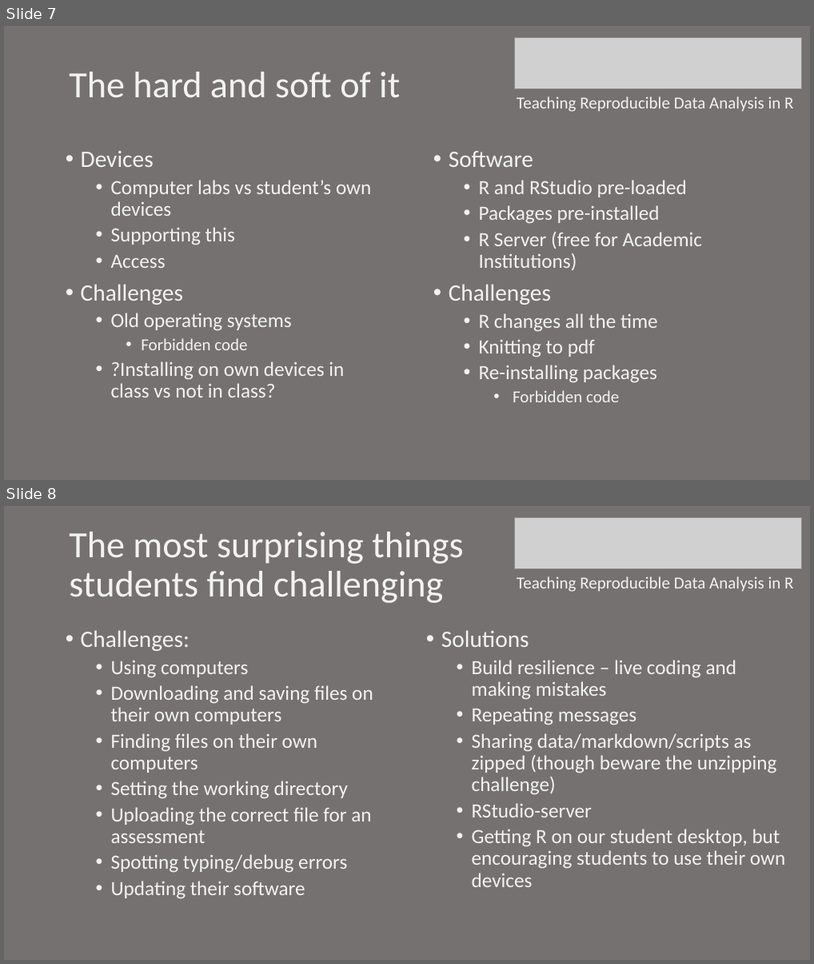
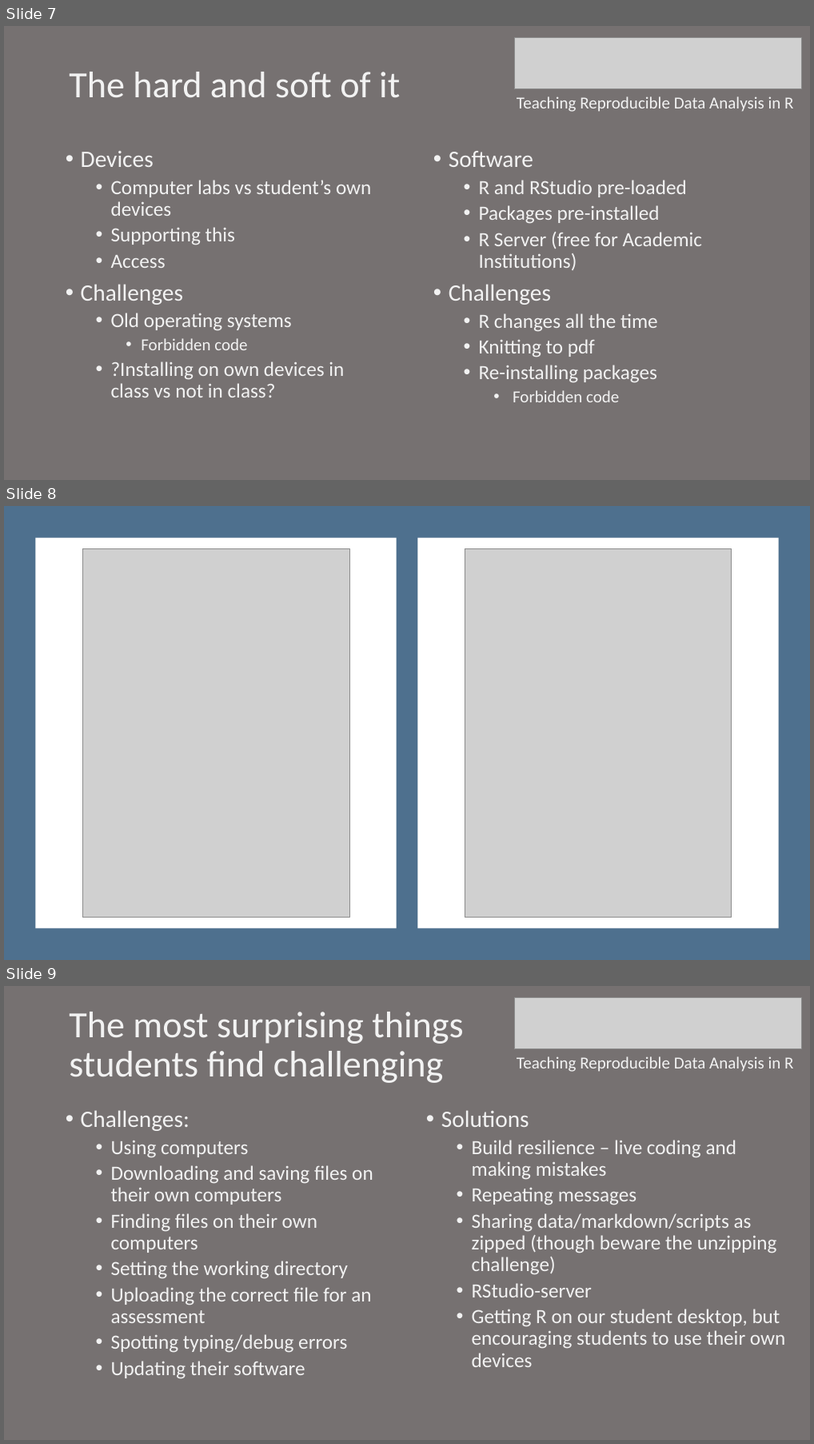
Before and after one commit to PsyTeachR/trdair_workshop, a slide deck: files/TRDAiR_practicalities.pptx. Shown one above the other, each under a label of ours: slides 7 and 8 before the commit, slides 7, 8 and 9 after it. The pictures are 814x964 and 814x1444 pixels, drawn with LibreOffice and Linux fonts; fonts in the diff are those of the drawing; grey boxes stand for pictures. Boxes give left, top, right and bottom in pixels: in the first picture for what was removed or moved away, otherwise in the second. Text is boxed around its words. In the diff, an @@ line names an element or a change of style, - is before the commit and + after.

```diff
--- a/files/TRDAiR_practicalities.pptx
+++ b/files/TRDAiR_practicalities.pptx
@@ slide 8 added at bbox=[4, 506, 810, 960], background #FFFFFF @@
@@ rectangle added at bbox=[4, 506, 810, 960], fill #4E708E @@
@@ rectangle added at bbox=[35, 538, 397, 928], fill #FFFFFF @@
@@ picture added at bbox=[82, 548, 350, 916] @@
@@ rectangle added at bbox=[418, 538, 779, 928], fill #FFFFFF @@
@@ picture added at bbox=[465, 548, 732, 916] @@
@@ what was slide 8 is now slide 9 @@
```
Also in this commit, not shown: 1 slide changed, 1 other slide added, 1 other file.
